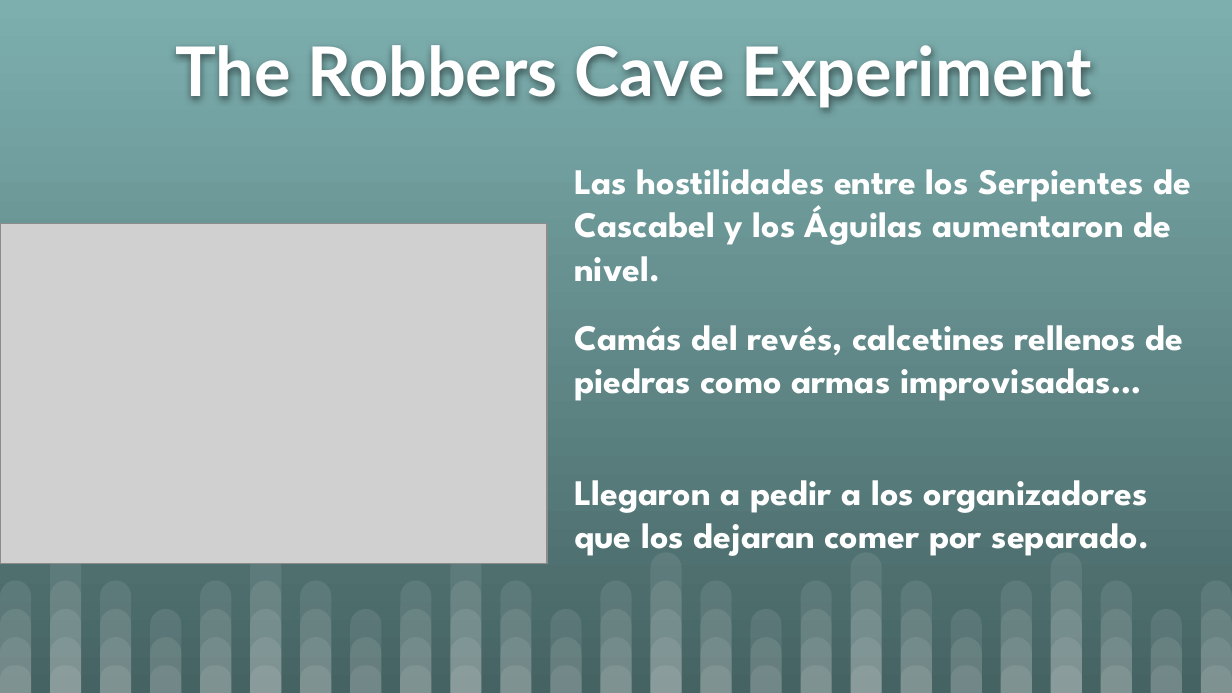
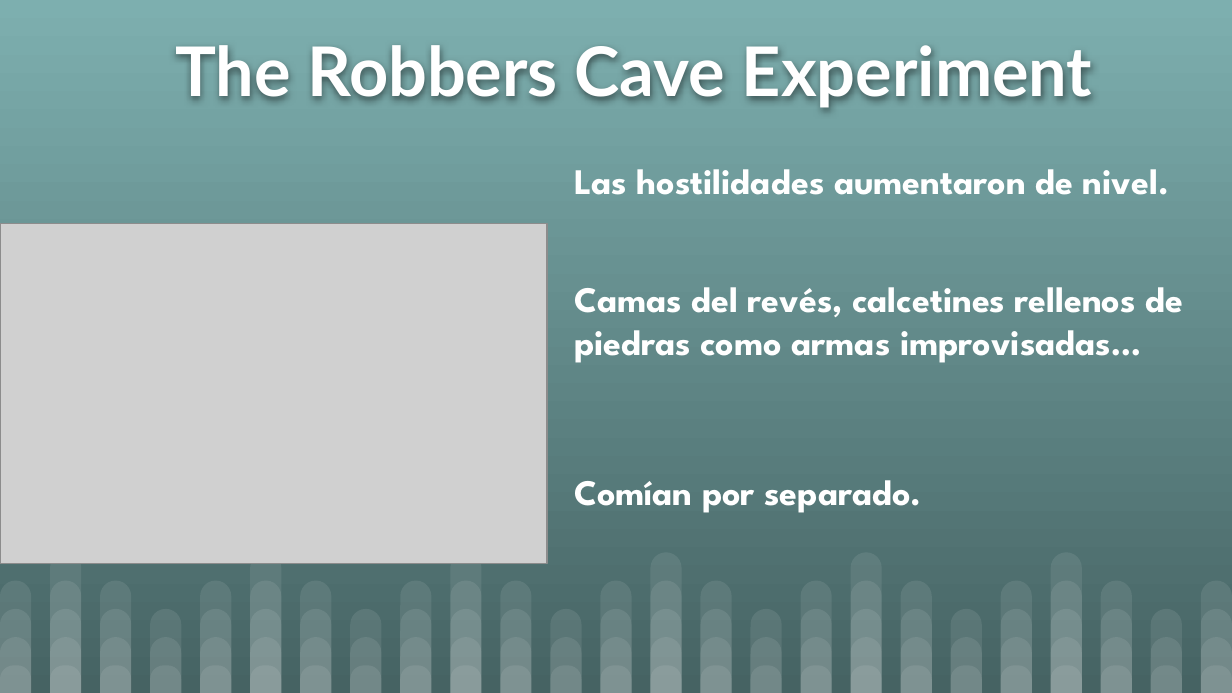
Before and after one commit to CGPerezAranda/Cognici-n-y-comunicaci-n-en-ingenier-a-del-software, a slide deck: slide 11 of Lectura para el 25_03/Grupos.pptx. Drawn at 1232x693 pixels with LibreOffice and Linux fonts; fonts in the diff are those of the drawing; grey boxes stand for pictures. Boxes give left, top, right and bottom in pixels: in the first picture for what was removed or moved away, otherwise in the second. Text is boxed around its words. In the diff, an @@ line names an element or a change of style, - is before the commit and + after.

```diff
--- a/Lectura para el 25_03/Grupos.pptx
+++ b/Lectura para el 25_03/Grupos.pptx
@@ text at bbox=[574, 169, 1169, 195]: text changed @@
-Las hostilidades entre los Serpientes de Cascabel y los Águilas aumentaron de nivel.
+Las hostilidades aumentaron de nivel.
@@ text at bbox=[574, 287, 1183, 363]: text changed @@
-Camás del revés, calcetines rellenos de piedras como armas improvisadas…
+Camas del revés, calcetines rellenos de piedras como armas improvisadas…
@@ text at bbox=[574, 480, 922, 513]: text changed @@
-Llegaron a pedir a los organizadores que los dejaran comer por separado.
+Comían por separado.
```
Also in this commit, not shown: 10 other slides changed, 19 other files.
